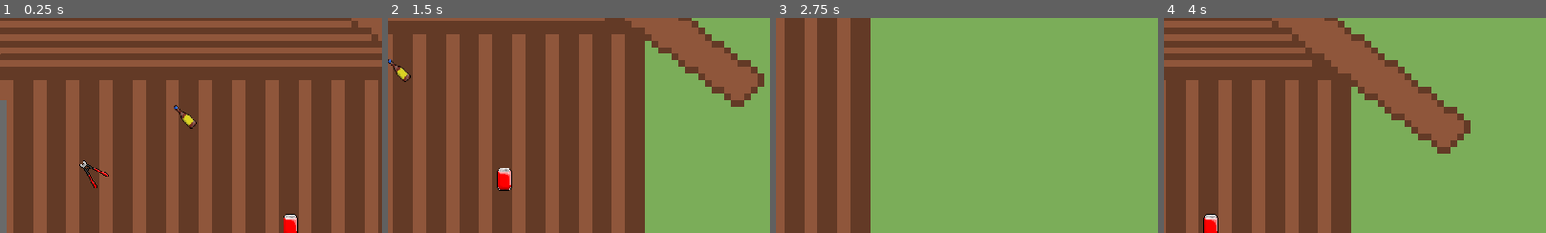
Above: before the commit, frames 1-4 (left to right).
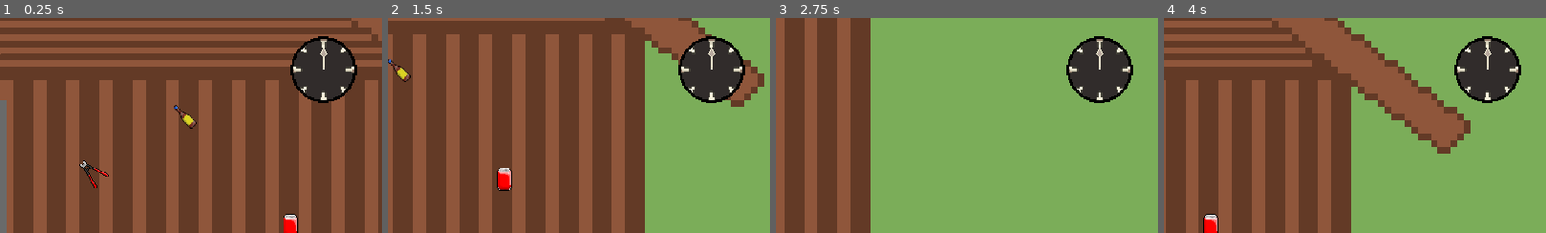
Above: after the commit, the same moments.

Repository: josecjorda/Camp-NightFall
Game: Godot game, scene res://scenes/world/overworld.tscn
Two runs of this game, one before a commit and one after it. Both use one fixed random seed, a clock stepped at 60 frames per second and the inputs below. The project has no main scene, so this scene is started directly.
Inputs (mouse positions are % of the whole screen's width and height, from its top left):
- Up to frame 1 (0.25 s): no input
- Up to frame 2 (1.5 s): tap Enter (ui_accept) at 0.5, 0.77, 0.8, 1.07, 1.35 s; move the mouse to (72, 45) at 0.52 s; hold Right (ui_right) 0.53-1.28 s; tap I (i) at 0.6 s; click (72, 45) at 0.67 s; move the mouse to (30, 55) at 1.27 s; hold Down (ui_down) from 1.28 s (still down); click (30, 55) at 1.42 s
- Up to frame 3 (2.75 s): tap Enter (ui_accept) at 1.52, 1.82, 2.3 s; tap I (i) at 1.55, 2.1 s; move the mouse to (60, 28) at 2.02 s; release Down (ui_down) at 2.03 s; hold Right (ui_right) from 2.03 s (still down); click (60, 28) at 2.17 s
- Up to frame 4 (4 s): move the mouse to (45, 70) at 2.77 s; release Right (ui_right) at 2.78 s; hold Up (ui_up) 2.78-3.53 s; tap I (i) at 2.85 s; click (45, 70) at 2.92 s; tap Enter (ui_accept) at 3.02, 3.32, 3.6, 3.77 s; move the mouse to (80, 65) at 3.52 s; hold Left (ui_left) from 3.53 s (still down); click (80, 65) at 3.67 s
The pictures show only the part of the screen within x 50-100%, y 0-50%; the shares and areas given below are measured in that part.

The runs differ from the first frame. In frame 1, 4.1% of the frame differs, in the area x 76-94%, y 8-40%; in frame 2, 4.1%; in frame 3, 4.1%; in frame 4, 4.1%.

Commit message:
Global, Combat, Timer, Overworld changes
- Timer changes based off minutes received from time.
- Time added to overworld
- Global variables from version in trello added
- Added enemy buffs based on amount of kids saved
- Changed some damage multiplers in entities
- Fixed combat bug where clicking textbox also clicked button

Diff:
--- a/scenes/world/overworld.tscn
+++ b/scenes/world/overworld.tscn
@@ -1,7 +1,8 @@
-[gd_scene load_steps=15 format=3 uid="uid://cvb5qbjy87lv0"]
+[gd_scene load_steps=16 format=3 uid="uid://cvb5qbjy87lv0"]
 
 [ext_resource type="Texture2D" uid="uid://c2s4pgnhup732" path="res://graphics/map/placeholder.png" id="1_e0aux"]
 [ext_resource type="PackedScene" uid="uid://ciup8qftrwho6" path="res://scenes/player/player.tscn" id="2_kxnnq"]
+[ext_resource type="PackedScene" uid="uid://d0b2sxn3ou7km" path="res://scenes/world/timer.tscn" id="3_ysgks"]
 [ext_resource type="PackedScene" uid="uid://mqscuu5jrscj" path="res://scenes/item_interactions/alcohol_collectable.tscn" id="4_xchrw"]
 [ext_resource type="PackedScene" uid="uid://ba5801no31bsn" path="res://scenes/item_interactions/axe_collectable.tscn" id="5_gvg1s"]
 [ext_resource type="PackedScene" uid="uid://jg7qhn88l0nt" path="res://scenes/item_interactions/boltcutters_collectable.tscn" id="6_4euah"]
@@ -21,6 +22,10 @@
 texture = ExtResource("1_e0aux")
 
 [node name="player" parent="." instance=ExtResource("2_kxnnq")]
+
+[node name="timer" parent="player" instance=ExtResource("3_ysgks")]
+position = Vector2(438, -296)
+scale = Vector2(0.2, 0.2)
 
 [node name="item_components" type="Node2D" parent="."]
 
--- /dev/null
+++ b/scenes/world/timer.tscn
@@ -0,0 +1,22 @@
+[gd_scene load_steps=4 format=3 uid="uid://d0b2sxn3ou7km"]
+
+[ext_resource type="Texture2D" uid="uid://biag4xsw0erp" path="res://graphics/map/clock/Clock background.png" id="1_pnjm1"]
+[ext_resource type="Script" path="res://scripts/world/timer.gd" id="1_tifab"]
+[ext_resource type="Texture2D" uid="uid://5r5iawwfcjk4" path="res://graphics/map/clock/Clockhand.png" id="2_4qk2y"]
+
+[node name="timer" type="Node2D"]
+script = ExtResource("1_tifab")
+
+[node name="clock_background" type="TextureRect" parent="."]
+offset_right = 500.0
+offset_bottom = 500.0
+texture = ExtResource("1_pnjm1")
+
+[node name="clock_hand" type="TextureRect" parent="."]
+offset_left = 170.0
+offset_top = -250.0
+offset_right = 330.0
+offset_bottom = 250.0
+scale = Vector2(0.34, 0.34)
+pivot_offset = Vector2(80, 500)
+texture = ExtResource("2_4qk2y")
--- a/scripts/Global.gd
+++ b/scripts/Global.gd
@@ -9,12 +9,26 @@
 var hairStyles = {"FADE": "Fade", "FRO": "Afro", "LH": "Long Hair", "PT": "Pony Tail"
 				 , "SH": "Short Hair", "TT": "Twisted Tail"}
 
-# Characteristics
-var playerName = "Counselor"  ## Stores player name
+# Characteristics. Stored as abbreviated name excluding playerName.
+var playerName = "" ## Stores player name
 var gender = "" ## Stores player abbreviated gender
 var hair = "" ## Stores player abbreviated hair style
-var player_max_health = 100 ## Max health that the player can have
-var player_health = 100 ## Stores current player health
-
+var location = ""
+var inventory = []
+var elapsed_time = 0 #https://www.reddit.com/r/godot/comments/9e4bn5/elapsed_time_in_milliseconds/
+var kids_saved = [1,1,1] #Anna is index 0, Beth is index 1, Ethan is index 2, when child is saved, their value turns to 1
 # Inventory array that will be passed on to the final boss fight
 var invArr = []
+
+#Determinants
+
+
+		#Section Determinants
+var rope_bait = false
+var short_cut_hedge = false
+var bolt_cutters = false
+var lighters = false
+var bandages =false
+
+		#Final Boss Determinants
+var deteriorated_health = false
--- a/scripts/combat/combat.gd
+++ b/scripts/combat/combat.gd
@@ -32,14 +32,15 @@
 var enemy = entities.monster_class.new()
 var player = entities.player_class.new()
 ## Array of items in inventory
-#var item_bar = ["Fist", "Axe", "test", "Shotgun", "Machete", "knife", "Boltcutters", "Soda", "Crackers", "Bandages", "Alcohol", "Chocolate"]
-var item_bar = Global.invArr
+var item_bar = ["Fist", "Axe", "test", "Shotgun", "Machete", "knife", "Boltcutters", "Soda", "Crackers", "Bandages", "Alcohol", "Chocolate"]
+#var item_bar = Global.invArr
 var consumables = ["Soda", "Crackers", "Bandages", "Alcohol", "Chocolate"]
 var player_turn = true
 
 
 func _ready():
-	item_bar.append("Fist") # Adds fist to inventory
+	if "Fist" not in item_bar:
+		item_bar.append("Fist") # Adds fist to inventory
 	$Enemy.play("default")
 	$Player.play(Global.gender + "_"+ "default")
 	hide_text()
@@ -64,7 +65,8 @@
 ## Looks for input. Is used as a way to close textboxes and switch between player and enemy turn.
 func _input(event):
 	## Closes textbox and goes to enemy turn if was players turn
-	if ((Input.is_action_just_released("ui_accept") or Input.is_mouse_button_pressed(MOUSE_BUTTON_LEFT)) and $TextBox.visible):
+	var event_text = event.as_text()
+	if ((Input.is_action_just_released("ui_accept") or (event is InputEventMouseButton and event.button_index == 1 and event.pressed == false)) and $TextBox.visible):
 		hide_text()
 		if player_turn:
 			player_turn = false
--- a/scripts/combat/entities.gd
+++ b/scripts/combat/entities.gd
@@ -9,7 +9,7 @@
 class monster_class:
 	var name = "Monster"
 	var health_name = "Enemy" ## Correlates to health bar name
-	var max_health = 100
+	var max_health = 100 + 25*Global.kids_saved.count(1)
 	var health = max_health
 	var buffs = []
 	var debuffs = []
@@ -18,14 +18,14 @@
 			"damage" : null,
 			"effect" : null,
 			"heal" : null,
-			"debuff" : {"name" : "fear", "turns" : 4, "roll_decrease" : 2},
+			"debuff" : {"name" : "fear", "turns" : 4, "roll_decrease" : 1},
 			"buff" : null,
 			"cleanse" : null,
 			"cool_down" : 8,
 			"last_used" : 100
 		},
 		"Revenant Rip": {
-			"damage" : [0, 0, 0, 5*2, 6*2, 7*2, 8*2, 9*2],
+			"damage" : [0, 0, 0, 0, 6*2, 7*2, 8*2, 9*2],
 			"effect" : null,
 			"heal" : null,
 			"debuff" : null,
@@ -51,8 +51,8 @@
 class player_class:
 	var name = Global.playerName
 	var health_name = "Player" ## Correlates to health bar name
-	var max_health = Global.player_max_health
-	var health = Global.player_health
+	var max_health = 100
+	var health = max_health
 	var buffs = []
 	var debuffs = []
 	var actions = { ## Index of damage and effect arrays will correlate with dice rolls
@@ -143,7 +143,7 @@
 			"effect" : null,
 			"heal" : null,
 			"debuff" : null,
-			"buff" : {"name" : "alcohol", "turns": 3, "damage_increase": 1},
+			"buff" : {"name" : "alcohol", "turns": 3, "damage_increase": 5},
 			"cleanse" : "fear",
 			"tool_tip" : "Buffs damage rolls and removes fear"
 		},
--- /dev/null
+++ b/scripts/world/timer.gd
@@ -0,0 +1,17 @@
+extends Node2D
+
+## Changes rotation of needle on clock asset based on time and checks if it's time to fight.
+## Time is saved in minutes.
+
+var end_time = 15 ## Time to switch to combat
+func _process(delta):
+	var time = Global.elapsed_time
+	$clock_hand.rotation_degrees = 360/end_time * time
+	if time >= end_time:
+		go_to_combat()
+
+
+## When time runs out go to boss fight
+func go_to_combat():
+	var next_scene = "res://scenes/combat/combat.tscn"
+	get_tree().change_scene_to_file(next_scene)
Binary file added: graphics/map/clock/Clock background.png
Not shown, added: graphics/map/clock/Clock background.png.import
Binary file added: graphics/map/clock/Clockhand.png
Not shown, added: graphics/map/clock/Clockhand.png.import
